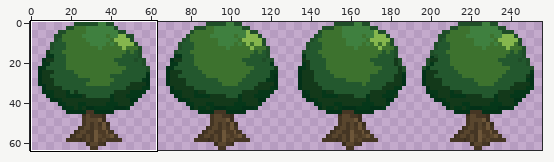
Two states of a sprite sheet, res/images/world/decor/trees/tree01.png. The picture above shows the old version from afar; the outline marks the close-up.
Close-up. Before:
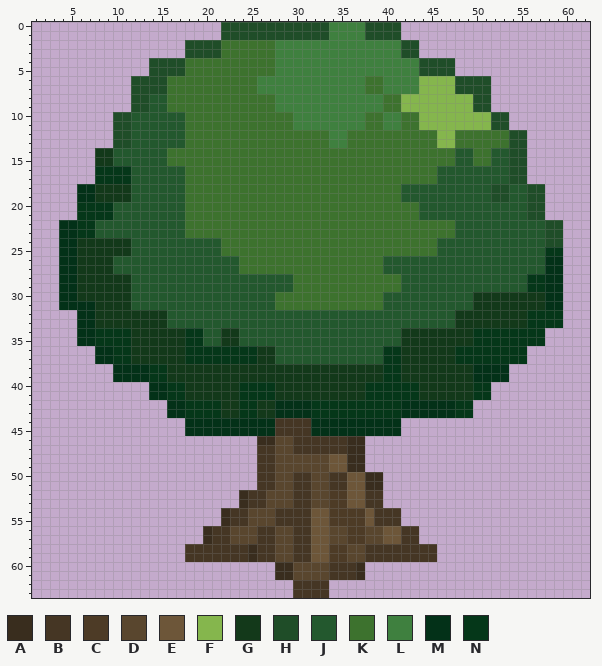
The file is 256x64 pixels. Colours within 5 levels of each other are drawn and written as one. Shown: x 1..62, y 0..63. The commit also changed other parts of the picture, which this record leaves out.
Palette (. is transparent): A #392d1e  B #453624  C #4d3b26  D #59462e  E #6d5639  F #85b64d  G #13391a  H #1f4d28  J #23582e  K #3d722e  L #3f803f  M #033118  N #053719
Pixels before (only the part around the change), first column x 1:
 0 .....................HHHHHHHHHHHHLLLLHHHH.....................
 1 .....................HHHHHHHHHHHHLLLLHHHH.....................
 2 .................HHHHKKKKKKLLLLLLLLLLLLLLHH...................
 3 .................HHHHKKKKKKLLLLLLLLLLLLLLHH...................
 4 .............HHHHKKKKKKKKKKLLLLLLLLLLLLLLLLHHHH...............
 5 .............HHHHKKKKKKKKKKLLLLLLLLLLLLLLLLHHHH...............
 6 ...........HHHHKKKKKKKKKKLLLLLLLLLLLLKKLLLLFFFFHHHH...........
 7 ...........HHHHKKKKKKKKKKLLLLLLLLLLLLKKLLLLFFFFHHHH...........
 8 ...........HHJJKKKKKKKKKKKKLLLLLLLLLLLLKKFFFFFFFFHH...........
 9 ...........HHJJKKKKKKKKKKKKLLLLLLLLLLLLKKFFFFFFFFHH...........
10 .........HHJJJJJJKKKKKKKKKKKKLLLLLLLLKKLLKKFFFFFFFFHH.........
11 .........HHJJJJJJKKKKKKKKKKKKLLLLLLLLKKLLKKFFFFFFFFHH.........
12 .........HHJJJJJJKKKKKKKKKKKKKKKKLLKKKKKKKKKKFFKKKKKKHH.......
13 .........HHJJJJJJKKKKKKKKKKKKKKKKLLKKKKKKKKKKFFKKKKKKHH.......
14 .......GGJJJJJJKKKKKKKKKKKKKKKKKKKKKKKKKKKKKKKKJJKKJJHH.......
15 .......GGJJJJJJKKKKKKKKKKKKKKKKKKKKKKKKKKKKKKKKJJKKJJHH.......
16 .......NNNNJJJJJJKKKKKKKKKKKKKKKKKKKKKKKKKKKKJJJJJJJJHH.......
17 .......NNNNJJJJJJKKKKKKKKKKKKKKKKKKKKKKKKKKKKJJJJJJJJHH.......
18 .....MMGGGGJJJJJJKKKKKKKKKKKKKKKKKKKKKKKKJJJJJJJJJJHHJJHH.....
19 .....MMGGGGJJJJJJKKKKKKKKKKKKKKKKKKKKKKKKJJJJJJJJJJHHJJHH.....
20 .....NNNNJJJJJJJJKKKKKKKKKKKKKKKKKKKKKKKKKKJJJJJJJJJJJJHH.....
21 .....NNNNJJJJJJJJKKKKKKKKKKKKKKKKKKKKKKKKKKJJJJJJJJJJJJHH.....
22 ...MMNNJJJJJJJJJJKKKKKKKKKKKKKKKKKKKKKKKKKKKKKKJJJJJJJJJJHH...
23 ...MMNNJJJJJJJJJJKKKKKKKKKKKKKKKKKKKKKKKKKKKKKKJJJJJJJJJJHH...
24 ...MMGGGGGGJJJJJJJJJJKKKKKKKKKKKKKKKKKKKKKKKKJJJJJJJJJJJJHH...
25 ...MMGGGGGGJJJJJJJJJJKKKKKKKKKKKKKKKKKKKKKKKKJJJJJJJJJJJJNN...
26 ...MMGGGGJJJJJJJJJJJJJJKKKKKKKKKKKKKKKKJJJJJJJJJJJJJJJJJJMM...
27 ...MMGGGGJJJJJJJJJJJJJJKKKKKKKKKKKKKKKKJJJJJJJJJJJJJJJJJJMM...
28 ...MMGGGGGGJJJJJJJJJJJJJJJJJJKKKKKKKKKKKKJJJJJJJJJJJJJJNNMM...
29 ...MMGGGGGGJJJJJJJJJJJJJJJJJJKKKKKKKKKKKKJJJJJJJJJJJJJJNNMM...
30 ...MMGGGGGGJJJJJJJJJJJJJJJJKKKKKKKKKKKKJJJJJJJJJJGGGGGGGGMM...
31 ...MMMMGGGGJJJJJJJJJJJJJJJJKKKKKKKKKKKKJJJJJJJJJJGGGGGGGGMM...
32 .....MMGGGGGGGGJJJJJJJJJJJJJJJJJJJJJJJJJJJJJJJJGGGGGGGGNNNN...
33 .....MMGGGGGGGGJJJJJJJJJJJJJJJJJJJJJJJJJJJJJJJJGGGGGGGGNNNN...
34 .....MMNNNNGGGGGGNNJJGGJJJJJJJJJJJJJJJJJJGGGGGGGGNNNNNNNN.....
35 .....MMNNNNGGGGGGNNJJGGJJJJJJJJJJJJJJJJJJGGGGGGGGNNNNNNNN.....
36 .......MMNNGGGGGGNNNNNNNNGGJJJJJJJJJJJJNNGGGGGGNNNNNNNN.......
37 .......MMNNGGGGGGNNNNNNNNGGJJJJJJJJJJJJNNGGGGGGNNNNNNNN.......
38 .........MMMMNNGGGGGGGGGGGGGGGGGGGGGGGGNNGGGGGGGGMMMM.........
39 .........MMMMNNGGGGGGGGGGGGGGGGGGGGGGGGNNGGGGGGGGMMMM.........
40 .............MMNNGGGGGGNNNNGGGGGGGGGGNNNNNNGGGGGGNN...........
41 .............MMNNGGGGGGNNNNGGGGGGGGGGNNNNNNGGGGGGNN...........
42 ...............MMNNNNGGNNGGMMMMNNNNNNNNNNMMMMMMNN.............
43 ...............MMNNNNGGNNGGMMMMNNNNNNNNNNMMMMMMNN.............
44 .................MMMMMMMMMMBBBBMMMMMMMMMM.....................
45 .................MMMMMMMMMMBBBBMMMMMMMMMM.....................
46 .........................AADDBBBBBBAA.........................
47 .........................BBDDBBBBBBAA.........................
48 .........................BBDDDDDDEEAA.........................
49 .........................BBDDDDDDEEAA.........................
50 .........................BBDDBBDDBBEEAA.......................
51 .........................BBDDBBDDBBEEAA.......................
52 .......................ABBDDDBBDDCCEEBB.......................
53 .......................ABBDDDBBDDCCEEBB.......................
54 .....................ABBDDDBBBBEECCCCEBBB.....................
55 .....................ABBDDDBBBBEECCCCEBBB.....................
56 ...................ABBDDDBBDDBBEEDDCCDDEEBB...................
57 ...................ABBDDDBBDDBBEEDDCCDDEEBB...................
58 .................BBBBBBBABBDDBBEECCDDBBBBBBBB.................
59 .................BBBBBBBABBDDBBEECCDDBBBBBBBB.................
60 ...........................AADDDDBBBA.........................
61 ...........................AADDDDBBBA.........................
62 .............................BBBB.............................
63 .............................BBBB.............................
Once edited:
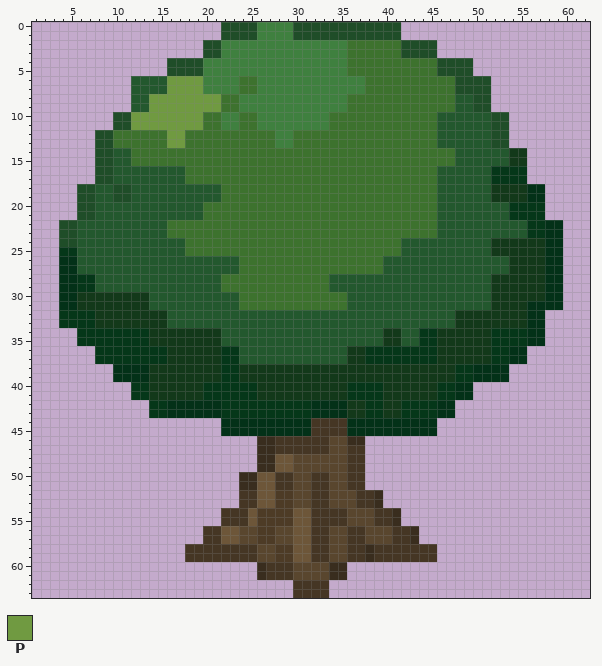
Colours new in this view: P #709a41
The edit:
y 0..1: x 26..29 HHHH -> LLLL; x 34..37 LLLL -> HHHH
y 2..3: x 18..19 HH -> ..; x 22..27 KKKKKK -> LLLLLL; x 36..41 LLLLLL -> KKKKKK; x 44..45 .. -> HH
y 4..5: x 14..15 HH -> ..; x 18..27 KKKKKKKKKK -> HHLLLLLLLL; x 36..45 LLLLLLLLHH -> KKKKKKKKKK; x 48..49 .. -> HH
y 6..7: x 12..23 HHHHKKKKKKKK -> JJJJPPPPLLLL; x 40..47 LLLLFFFF -> KKKKKKKK
y 8..9: x 12..21 HHJJKKKKKK -> JJPPPPPPPP; x 24..27 KKKK -> LLLL; x 36..39 LLLL -> KKKK; x 42..49 FFFFFFFF -> KKKKKKJJ
y 10..11: x 12..19 JJJJJJKK -> PPPPPPPP; x 22..23 KK -> LL; x 26..29 KKKK -> LLLL; x 34..37 LLLL -> KKKK; x 40..41 LL -> KK; x 44..51 FFFFFFFF -> KKJJJJJJ
y 12..13: x 8..17 ..HHJJJJJJ -> HHKKKKKKPP; x 28..29 KK -> LL; x 34..35 LL -> KK; x 46..55 FFKKKKKKHH -> JJJJJJHH..
y 14..15: x 8..9 GG -> HH; x 12..15 JJJJ -> KKKK; x 50..51 KK -> JJ; x 54..55 HH -> GG
y 16..17: x 8..11 NNNN -> HHJJ; x 52..55 JJHH -> NNNN
y 18..19: x 6..11 MMGGGG -> HHJJHH; x 18..21 KKKK -> JJJJ; x 42..45 JJJJ -> KKKK; x 52..57 HHJJHH -> GGGGMM
y 20..21: x 6..9 NNNN -> HHJJ; x 18..19 KK -> JJ; x 44..45 JJ -> KK; x 54..57 JJHH -> NNNN
y 22..23: x 4..7 MMNN -> HHJJ; x 16..17 JJ -> KK; x 46..47 KK -> JJ; x 56..59 JJHH -> NNMM
y 24: x 4..11 MMGGGGGG -> HHJJJJJJ; x 18..21 JJJJ -> KKKK; x 42..45 KKKK -> JJJJ; x 52..59 JJJJJJHH -> GGGGGGMM
y 25: x 4..11 MMGGGGGG -> NNJJJJJJ; x 18..21 JJJJ -> KKKK; x 42..45 KKKK -> JJJJ; x 52..59 JJJJJJNN -> GGGGGGMM
y 26..27: x 6..9 GGGG -> JJJJ; x 54..57 JJJJ -> GGGG
y 28..29: x 6..11 GGGGGG -> NNJJJJ; x 22..29 JJJJJJJJ -> KKKKKKKK; x 34..41 KKKKKKKK -> JJJJJJJJ; x 52..57 JJJJNN -> GGGGGG
y 30: x 12..13 JJ -> GG; x 24..27 JJJJ -> KKKK; x 36..39 KKKK -> JJJJ; x 50..51 GG -> JJ
y 31: x 6..7 MM -> GG; x 12..13 JJ -> GG; x 24..27 JJJJ -> KKKK; x 36..39 KKKK -> JJJJ; x 50..51 GG -> JJ; x 56..57 GG -> MM
y 32..33: x 4..7 ..MM -> NNNN; x 56..59 NNNN -> MM..
y 34..35: x 6..7 MM -> NN; x 12..13 GG -> NN; x 18..23 NNJJGG -> GGGGJJ; x 40..45 JJGGGG -> GGJJNN; x 50..51 NN -> GG; x 56..57 NN -> MM
y 36..37: x 8..9 MM -> NN; x 12..15 GGGG -> NNNN; x 18..21 NNNN -> GGGG; x 24..27 NNGG -> JJJJ; x 36..39 JJJJ -> GGNN; x 42..45 GGGG -> NNNN; x 48..51 NNNN -> GGGG; x 54..55 NN -> MM
y 38..39: x 14..15 NN -> GG; x 22..23 GG -> NN; x 40..41 NN -> GG; x 48..49 GG -> NN
y 40..41: x 12..17 ..MMNN -> NNGGGG; x 20..23 GGGG -> NNNN; x 26..27 NN -> GG; x 36..37 GG -> NN; x 40..43 NNNN -> GGGG; x 46..51 GGGGNN -> NNMM..
y 42..43: x 14..15 .. -> NN; x 18..23 NNNNGG -> MMMMNN; x 26..37 GGMMMMNNNNNN -> NNNNNNMMMMGG; x 40..45 NNMMMM -> GGNNNN; x 48..49 NN -> ..
y 44..45: x 18..21 MMMM -> ....; x 28..35 BBBBMMMM -> MMMMBBBB; x 42..45 .... -> MMMM
y 46: x 28..29 DD -> BB; x 34..35 BB -> DD
y 47: x 26..29 BBDD -> AABB; x 34..37 BBAA -> DDBB
y 48..49: x 26..29 BBDD -> AAEE; x 34..37 EEAA -> DDBB
y 50..51: x 24..39 ..BBDDBBDDBBEEAA -> AAEEBBDDBBDDBB..
y 52..53: x 24 A -> B; x 26..37 BDDDBBDDCCEE -> EECCDDBBDDDB; x 39 B -> A
y 54..55: x 22 A -> B; x 25..38 DDDBBBBEECCCCE -> ECCCCEEBBBBDDD; x 41 B -> A
y 56..57: x 20 A -> B; x 22..23 BD -> EE; x 26..27 BB -> CC; x 30..33 BBEE -> EEBB; x 36..37 CC -> BB; x 40..41 EE -> DB; x 43 B -> A
y 58..59: x 25..38 ABBDDBBEECCDDB -> BDDCCEEBBDDBBA
y 60..61: x 26..29 ..AA -> ABBB; x 34..37 BBBA -> AA..
